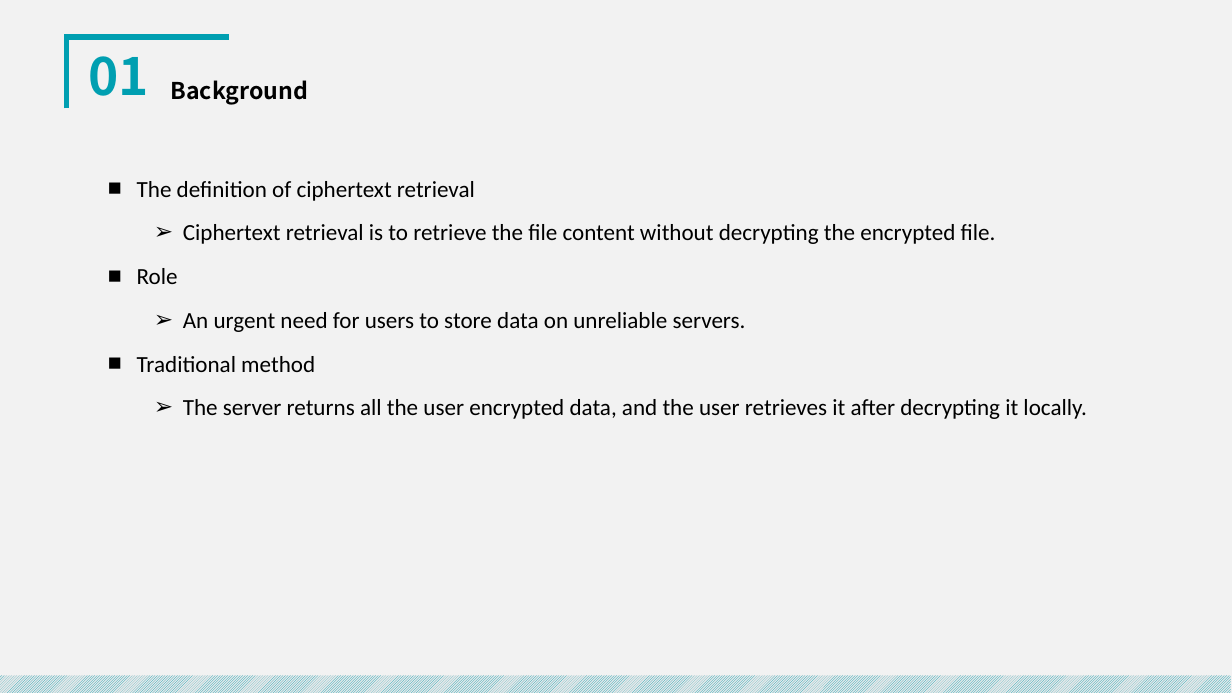
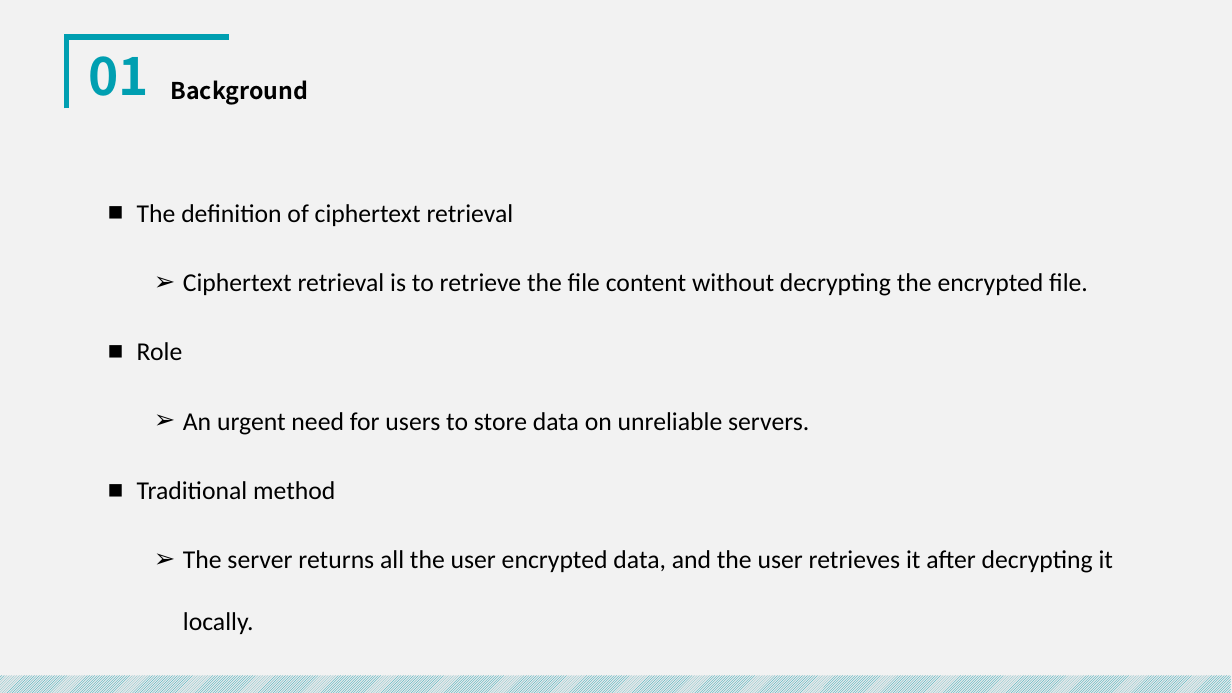
Before and after one commit to royalvald/MediumTest, a slide deck: slide 5 of 开题/中期答辩.pptx. Drawn at 1232x693 pixels with LibreOffice and Linux fonts; fonts in the diff are those of the drawing. Boxes give left, top, right and bottom in pixels: in the first picture for what was removed or moved away, otherwise in the second. Text is boxed around its words. In the diff, an @@ line names an element or a change of style, - is before the commit and + after.

```diff
--- a/开题/中期答辩.pptx
+++ b/开题/中期答辩.pptx
@@ text "The definition of ciphertext retrieval" at [137, 204, 1113, 634]: size 18 to 20 pt; line spacing 1.3 to 2 @@
```
Also in this commit, not shown: 12 other slides changed, 13 slides added, 17 slides removed, 2 other files.
